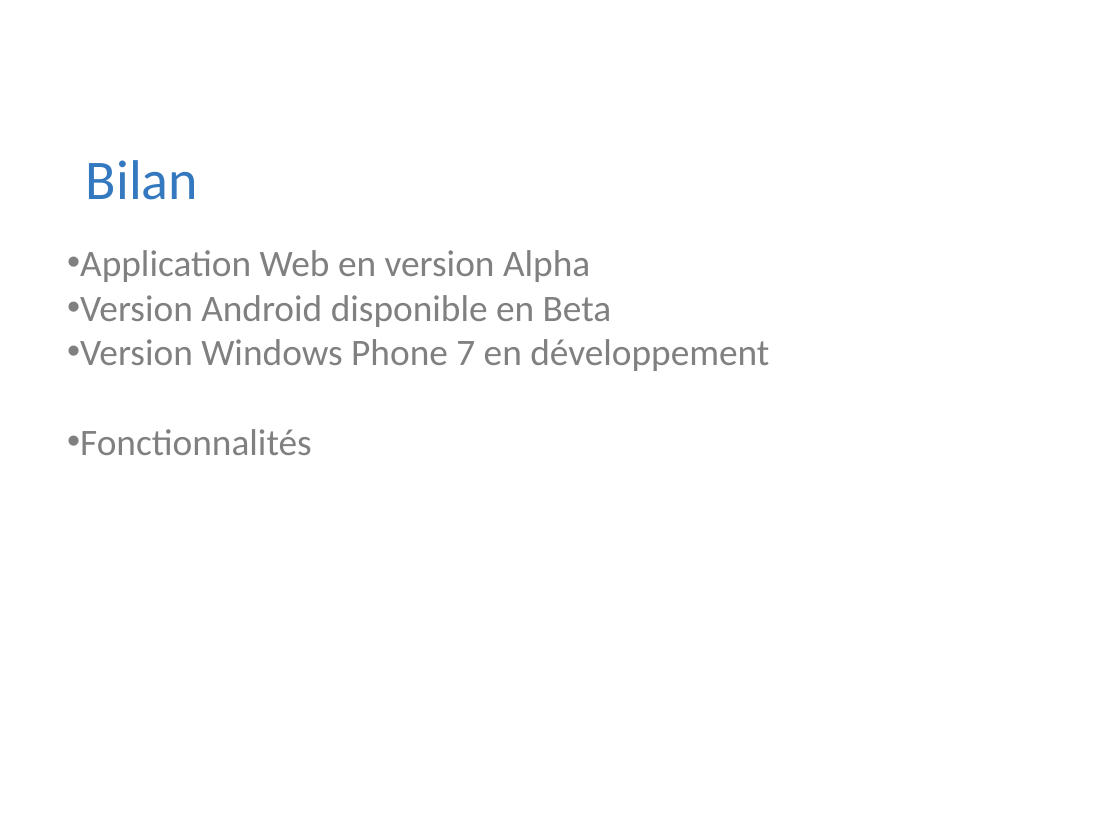
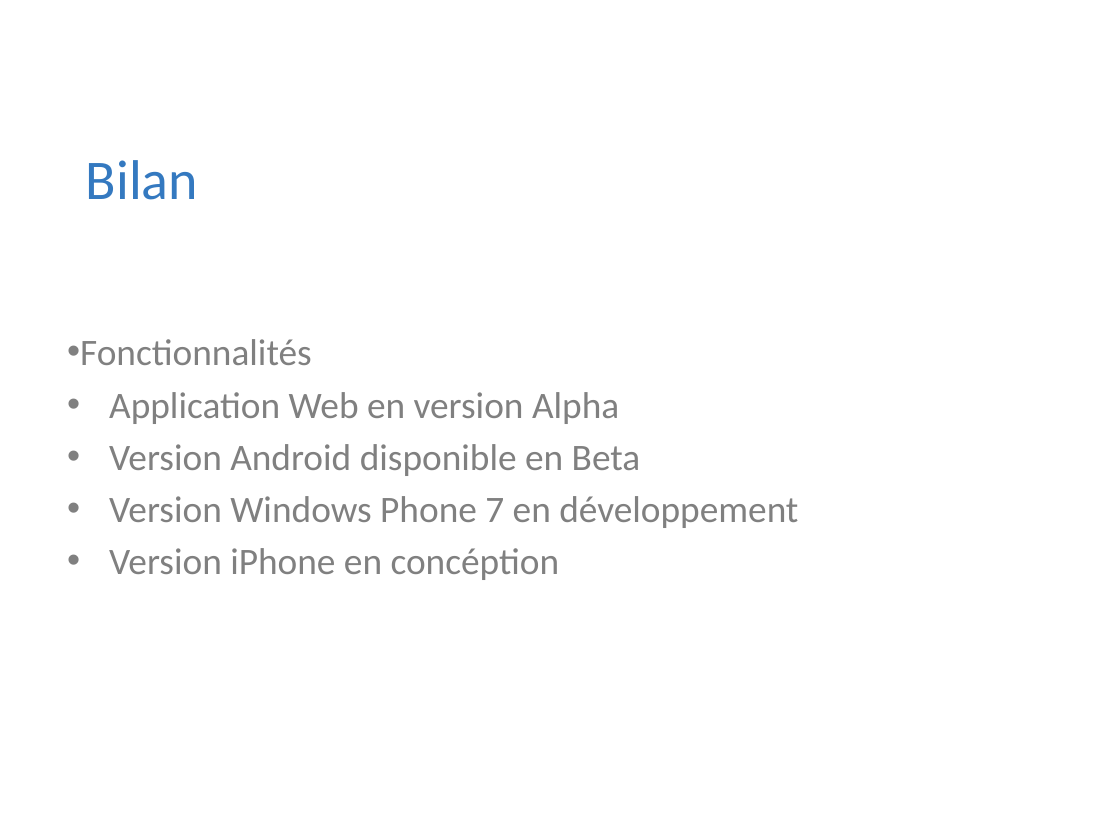
Before and after one commit to Riges/eip-silverlight, a slide deck: slide 16 of Docs/eip 10.09.11/myNETwork.pptx (slide 15 before the commit). Drawn at 1120x840 pixels with LibreOffice and Linux fonts; fonts in the diff are those of the drawing; background and template pictures are left out. Boxes give left, top, right and bottom in pixels: in the first picture for what was removed or moved away, otherwise in the second. Text is boxed around its words. In the diff, an @@ line names an element or a change of style, - is before the commit and + after.

```diff
--- a/Docs/eip 10.09.11/myNETwork.pptx
+++ b/Docs/eip 10.09.11/myNETwork.pptx
@@ text at (80, 339, 312, 365): paragraph added @@
+• Fonctionnalités
@@ text at (109, 392, 798, 528): indent changed; more space between paragraphs @@
@@ text at (109, 548, 560, 580): text changed @@
-• Fonctionnalités
+• Version iPhone en concéption
```
Also in this commit, not shown: 3 other slides changed, 2 slides added, 1 slide removed, 4 other files.
